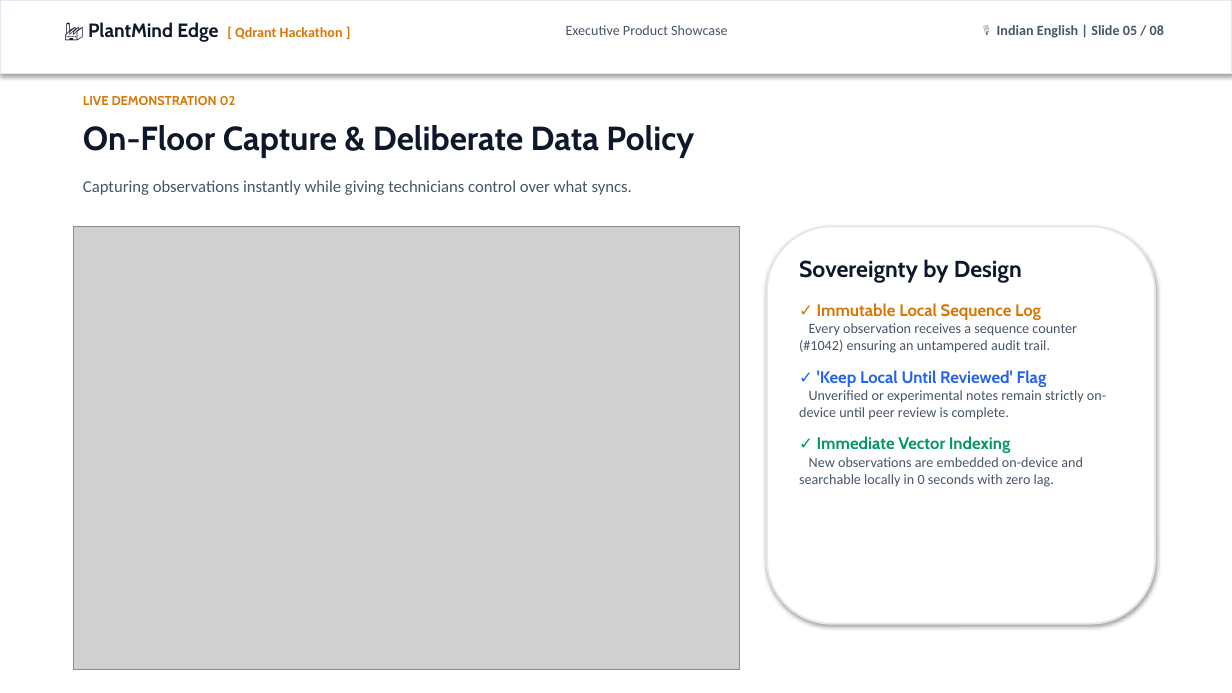
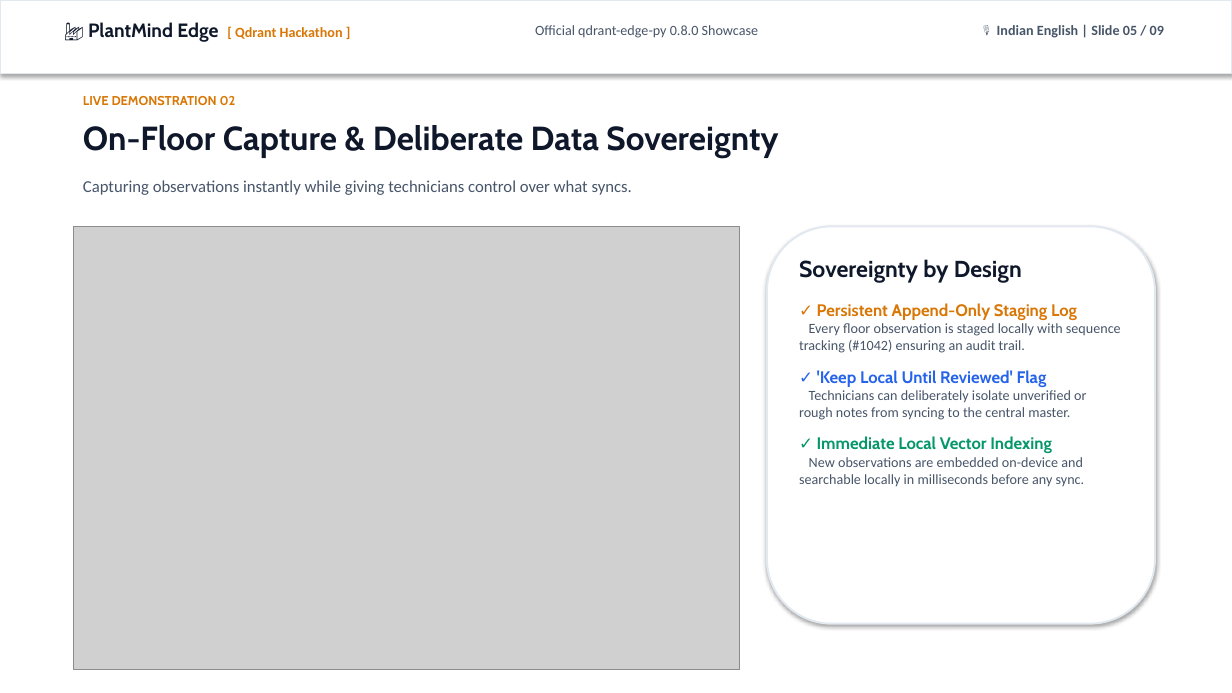
Before and after one commit to Pradhyut21/PlantMind-Edge-, a slide deck: slide 5 of PlantMind_Edge_Executive_Deck.pptx. Drawn at 1232x693 pixels with LibreOffice and Linux fonts; fonts in the diff are those of the drawing; grey boxes stand for pictures. Boxes give left, top, right and bottom in pixels: in the first picture for what was removed or moved away, otherwise in the second. Text is boxed around its words. In the diff, an @@ line names an element or a change of style, - is before the commit and + after.

Commit message:
feat: official qdrant-edge-py 0.8.0 integration, canonical assets, and strict 7/7 verification suite

```diff
--- a/PlantMind_Edge_Executive_Deck.pptx
+++ b/PlantMind_Edge_Executive_Deck.pptx
@@ text at (x1=535, y1=25, x2=759, y2=38): text changed @@
-Executive Product Showcase
+Official qdrant-edge-py 0.8.0 Showcase
@@ text at (x1=997, y1=25, x2=1164, y2=38): text changed @@
-🎙️ Indian English | Slide 05 / 08
+🎙️ Indian English | Slide 05 / 09
@@ text at (x1=83, y1=125, x2=778, y2=158): text changed @@
-On-Floor Capture & Deliberate Data Policy
+On-Floor Capture & Deliberate Data Sovereignty
@@ text at (x1=799, y1=303, x2=1121, y2=353): text changed @@
-✓ Immutable Local Sequence Log
-Every observation receives a sequence counter (#1042) ensuring an untampered audit trail.
+✓ Persistent Append-Only Staging Log
+Every floor observation is staged locally with sequence tracking (#1042) ensuring an audit trail.
@@ text at (x1=799, y1=390, x2=1086, y2=486): text changed @@
-Unverified or experimental notes remain strictly on-device until peer review is complete.
-✓ Immediate Vector Indexing
-New observations are embedded on-device and searchable locally in 0 seconds with zero lag.
+Technicians can deliberately isolate unverified or rough notes from syncing to the central master.
+✓ Immediate Local Vector Indexing
+New observations are embedded on-device and searchable locally in milliseconds before any sync.
```
Also in this commit, not shown: 6 other slides changed, 2 slides added, 1 slide removed, 46 other files.
